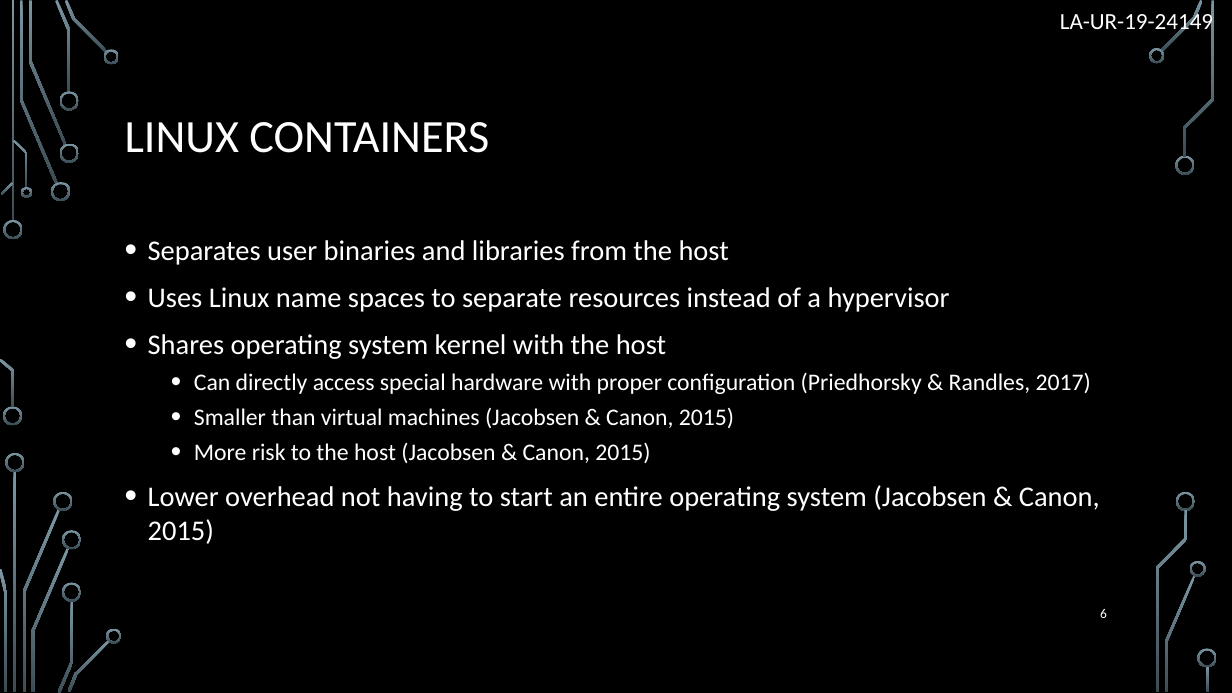
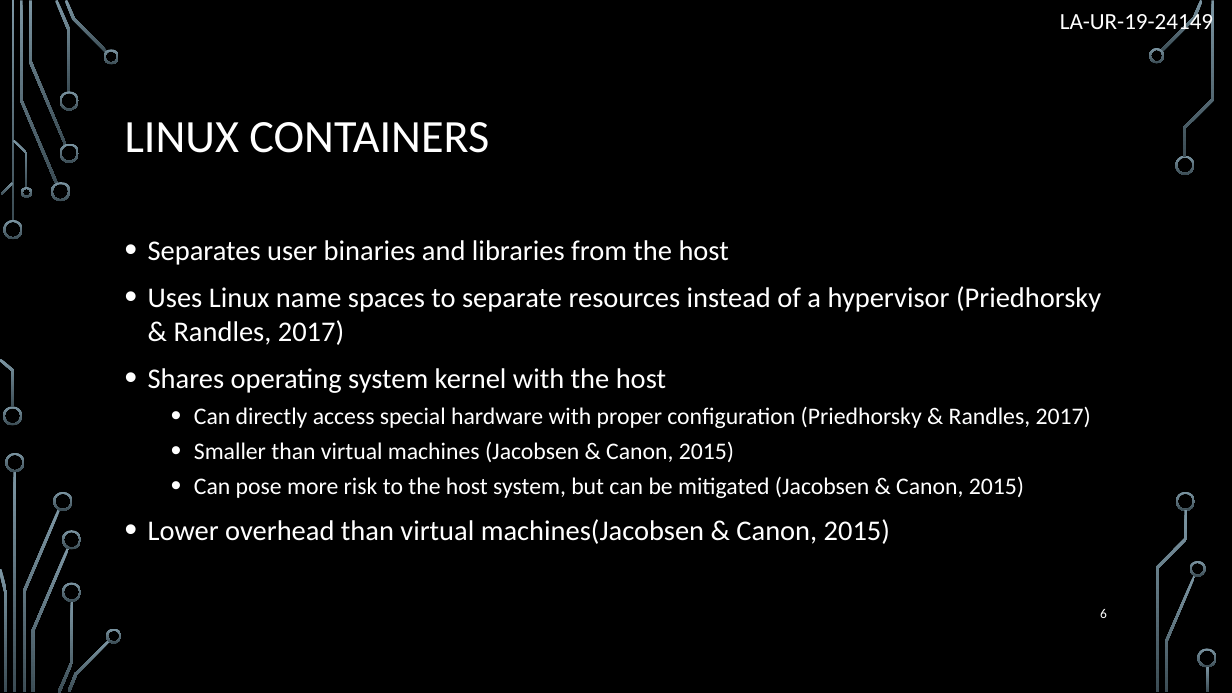
Before and after one commit to Brofessional/thesis-v2, a slide deck: slide 6 of presentation.pptx. Drawn at 1232x693 pixels with LibreOffice and Linux fonts; fonts in the diff are those of the drawing; background and template pictures are left out. Boxes give left, top, right and bottom in pixels: in the first picture for what was removed or moved away, otherwise in the second. Text is boxed around its words. In the diff, an @@ line names an element or a change of style, - is before the commit and + after.

```diff
--- a/presentation.pptx
+++ b/presentation.pptx
@@ text at bbox=[148, 286, 1101, 345]: text changed @@
-• Uses Linux name spaces to separate resources instead of a hypervisor
+• Uses Linux name spaces to separate resources instead of a hypervisor (Priedhorsky & Randles, 2017)
@@ text at bbox=[148, 477, 1024, 544]: text changed; size 22.2 to 18.5 pt @@
-  • More risk to the host (Jacobsen & Canon, 2015)
-• Lower overhead not having to start an entire operating system (Jacobsen & Canon, 2015)
+  • Can pose more risk to the host system, but can be mitigated (Jacobsen & Canon, 2015)
+• Lower overhead than virtual machines(Jacobsen & Canon, 2015)
```
Also in this commit, not shown: 1 other file.
